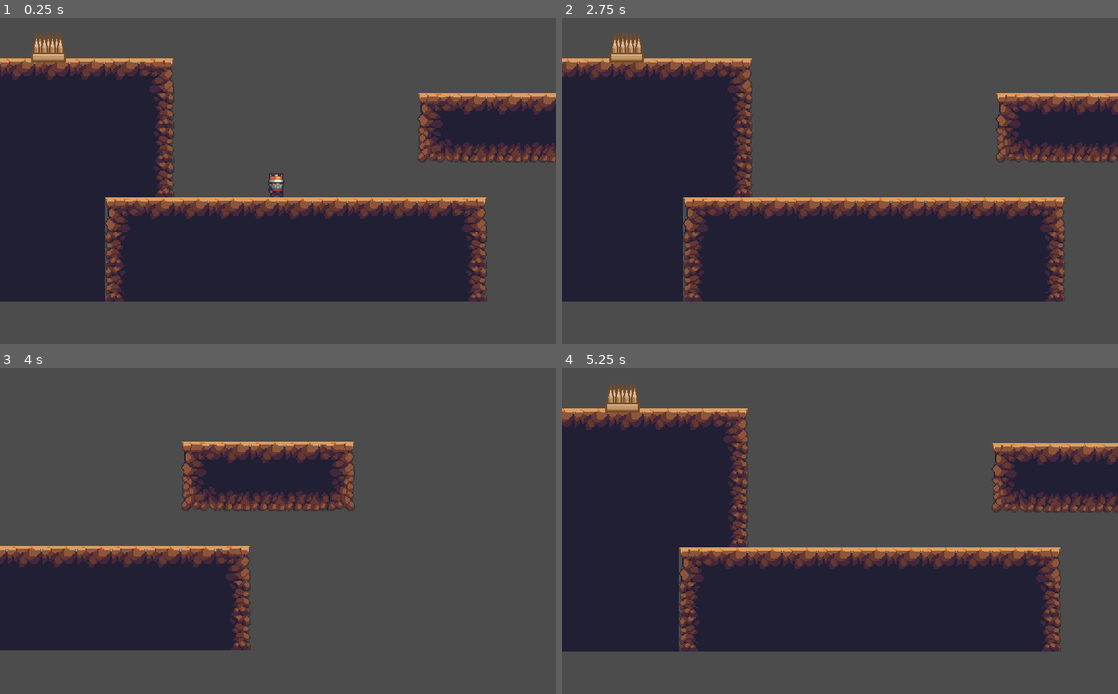
Above: before the commit, frames 1-4 (two rows, left to right).
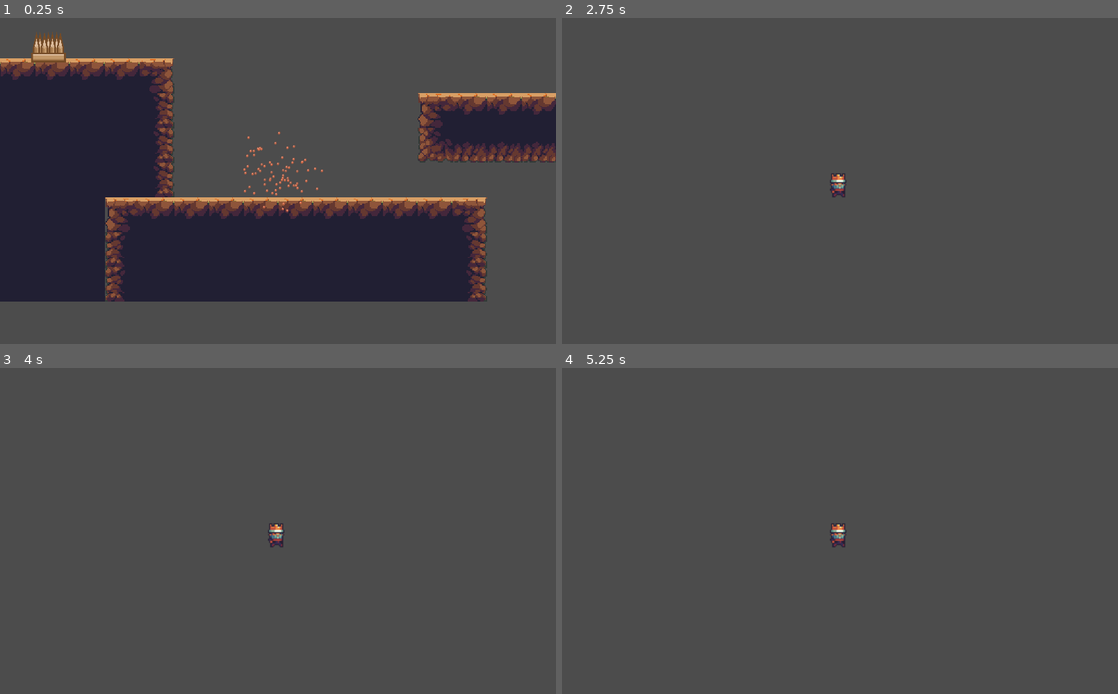
Above: after the commit, the same moments.

Repository: wusca/a-terrible-game
Game: Godot game, scene res://Scenes/Stage.tscn
The game is run twice, just before and just after one commit, with the same random seed, the same clock (stepped at 60 frames per second) and the same inputs.
Inputs:
- Up to frame 1 (0.25 s): no input
- Up to frame 2 (2.75 s): hold D (move_right) 0.53-2.03 s; tap Up (jump) at 0.77, 1.52 s; hold A (move_left) from 2.03 s (still down)
- Up to frame 3 (4 s): release A (move_left) at 2.78 s; hold D (move_right) from 2.78 s (still down); tap Up (jump) at 3.02, 3.77 s
- Up to frame 4 (5.25 s): release D (move_right) at 4.28 s; hold A (move_left) 4.28-5.03 s; tap Up (jump) at 4.52 s; hold D (move_right) from 5.03 s (still down)

The runs differ from the first frame. In frame 1, 0.4% of the frame differs, in the area x 43-59%, y 34-60%; in frame 2, 49%, in the area x 0-100%, y 4-87%; in frame 3, 21%; in frame 4, 48%.

Commit message:
fix psike
asd

Diff:
--- a/Code/Level.gd
+++ b/Code/Level.gd
@@ -11,8 +11,9 @@
 func respawn(body):
 	#Respawns a player
 	get_node("Player").position = default_player_position
+	get_node("Player").show()
 
 
-func kill_player(body):
+func death(body):
 	#Kills the player
 	get_node("Player").death()
--- a/Particles/Materials/DeathExplosion_mat.tres
+++ b/Particles/Materials/DeathExplosion_mat.tres
@@ -21,6 +21,7 @@
 gravity = Vector3( 0, 100, 0 )
 initial_velocity = 200.0
 initial_velocity_random = 0.8
+angular_velocity = 1.0
 orbit_velocity = 0.0
 orbit_velocity_random = 0.0
 damping = 100.0
